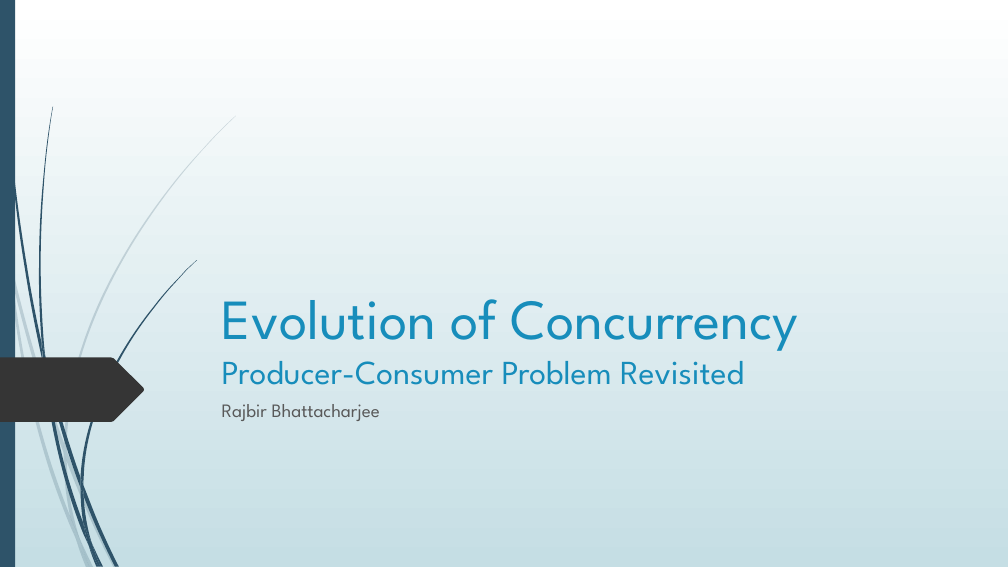
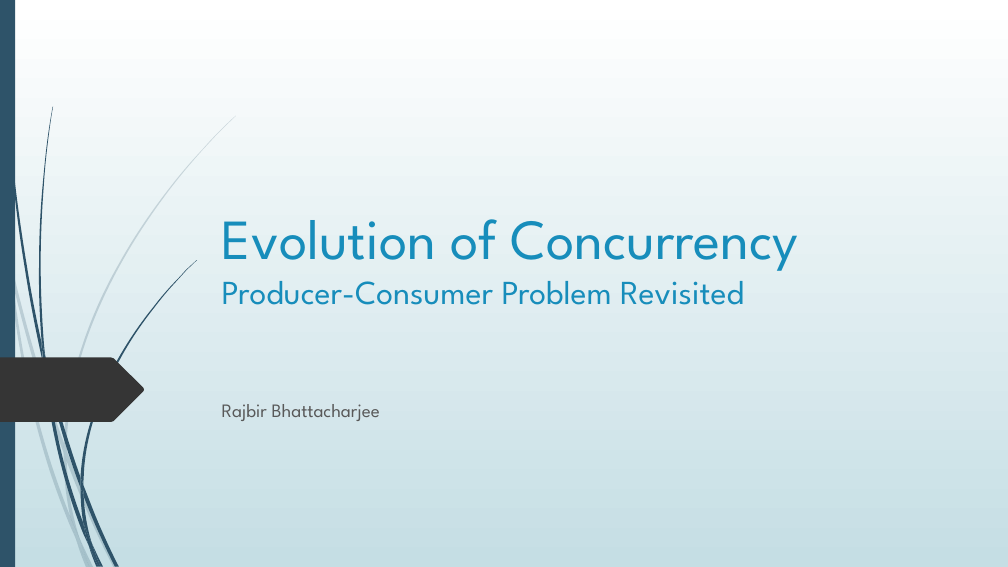
Before and after one commit to bhattacharjee/producer-consumer, a slide deck: slide 1 of Presentation1.pptx. Drawn at 1008x567 pixels with LibreOffice and Linux fonts; fonts in the diff are those of the drawing. Boxes give left, top, right and bottom in pixels: in the first picture for what was removed or moved away, otherwise in the second. Text is boxed around its words. In the diff, an @@ line names an element or a change of style, - is before the commit and + after.

Commit message:
Updated the presentation

```diff
--- a/Presentation1.pptx
+++ b/Presentation1.pptx
@@ title "Evolution of Concurrency Producer-Consumer Problem ..." moved from (x1=222, y1=299, x2=799, y2=385) to (x1=222, y1=219, x2=799, y2=305) @@
```
Also in this commit, not shown: 6 slides added.
